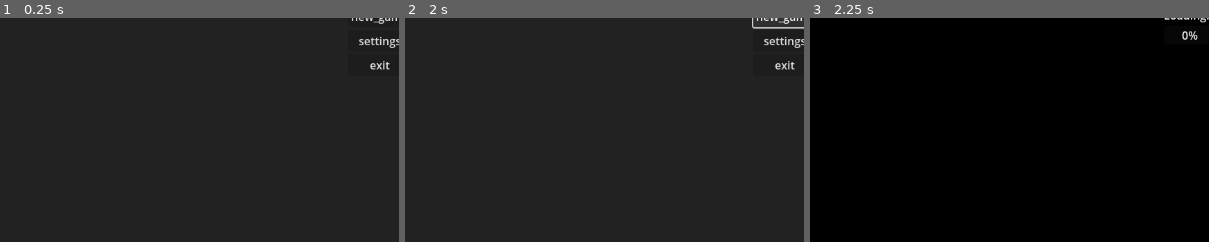
Above: before the commit, frames 1-3 (left to right).
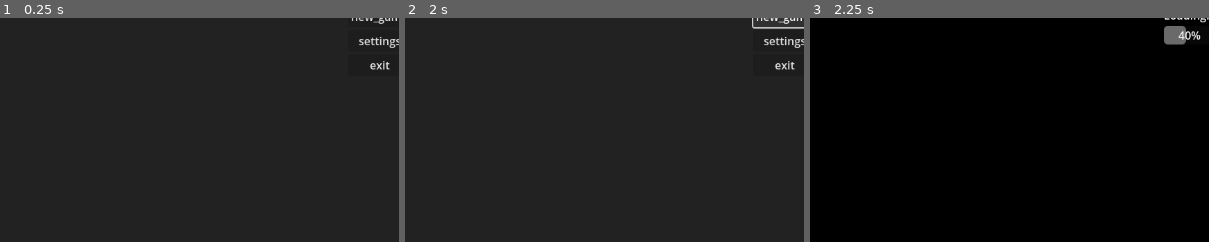
Above: after the commit, the same moments.

Repository: aaracan246/gameoff2025-ettudiopitijopo
Game: Godot game, scene res://Scenes/UI/main_menu.tscn
The game is run twice, just before and just after one commit, with the same random seed, the same clock (stepped at 60 frames per second) and the same inputs.
Inputs:
- Up to frame 1 (0.25 s): no input
- Up to frame 2 (2 s): click "new_game" at 0.5 s; click "new_game" at 1.25 s
- Up to frame 3 (2.25 s): click "continue" at 2 s
The pictures show only the part of the screen within x 3-52%, y 50-100%; the shares and areas given below are measured in that part.

Frames 1-2 are identical in both runs. In frame 3, 0.6% of the frame differs, in the area x 88-98%, y 3-13%.

Commit message:
Fixing web importations

Diff:
--- a/Scripts/UI/loading.gd
+++ b/Scripts/UI/loading.gd
@@ -10,12 +10,16 @@
 
 
 func start_loading():
-	var thread = Thread.new()
-	thread.start(load_scene_in_background)
+	call_deferred("load_scene_in_background")
+	#No funciona en web los hilos
+	#var thread = Thread.new()
+	#thread.start(load_scene_in_background)
+	#thread.wait_to_finish()
 
 
 func load_scene_in_background():
-	var loader = ResourceLoader.load_threaded_request(next_scene_path)
+	#var loader =
+	ResourceLoader.load_threaded_request(next_scene_path)
 	var progress := []
 	var elapsed_time := 0.0
 	var loaded := false
--- a/Scripts/UI/main_menu.gd
+++ b/Scripts/UI/main_menu.gd
@@ -1,6 +1,6 @@
 extends Control
 
-@onready var continue_btn: Button = $VBoxContainer/continue
+@onready var continue_btn: Button = $VBoxContainer/continue_btn
 @onready var settings_btn: Button = $VBoxContainer/settings_btn
 @onready var exit_btn: Button = $VBoxContainer/exit_btn
 
Not shown, changed: export_presets.cfg
Binary file added: prealpha/index.apple-touch-icon.png
Not shown, added: prealpha/index.apple-touch-icon.png.import
Binary file added: prealpha/index.icon.png
Not shown, added: prealpha/index.icon.png.import
Binary file added: prealpha/index.png
Not shown, added: prealpha/index.png.import
Not shown, added: prealpha.zip
Not shown, added: prealpha/index.audio.position.worklet.js
Not shown, added: prealpha/index.audio.worklet.js
Not shown, added: prealpha/index.html
Not shown, added: prealpha/index.js
(and 2 more such lines)
